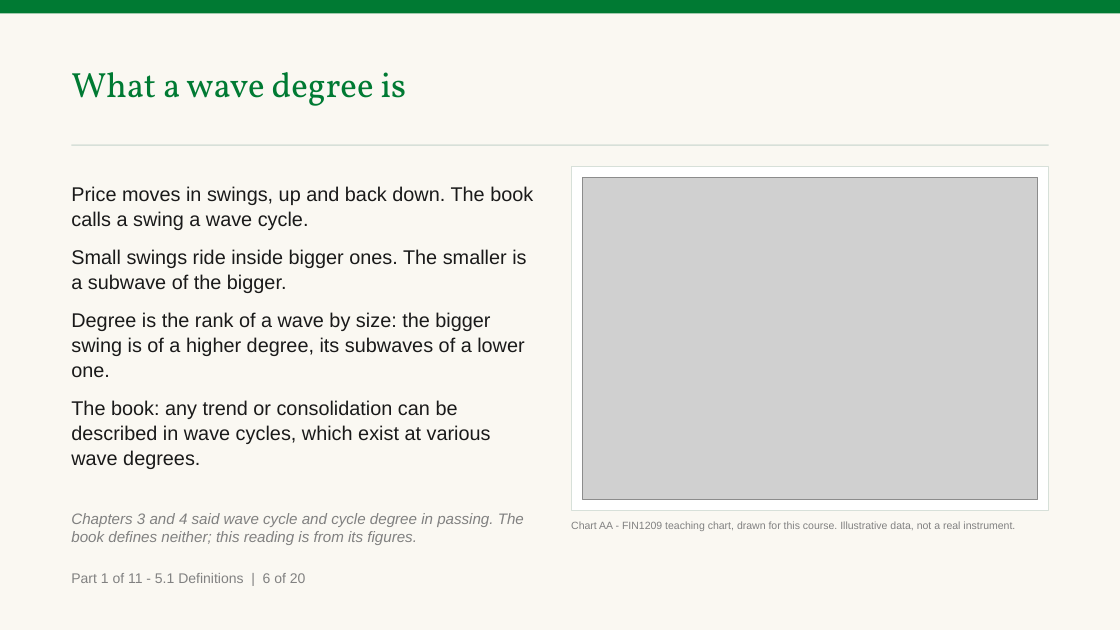
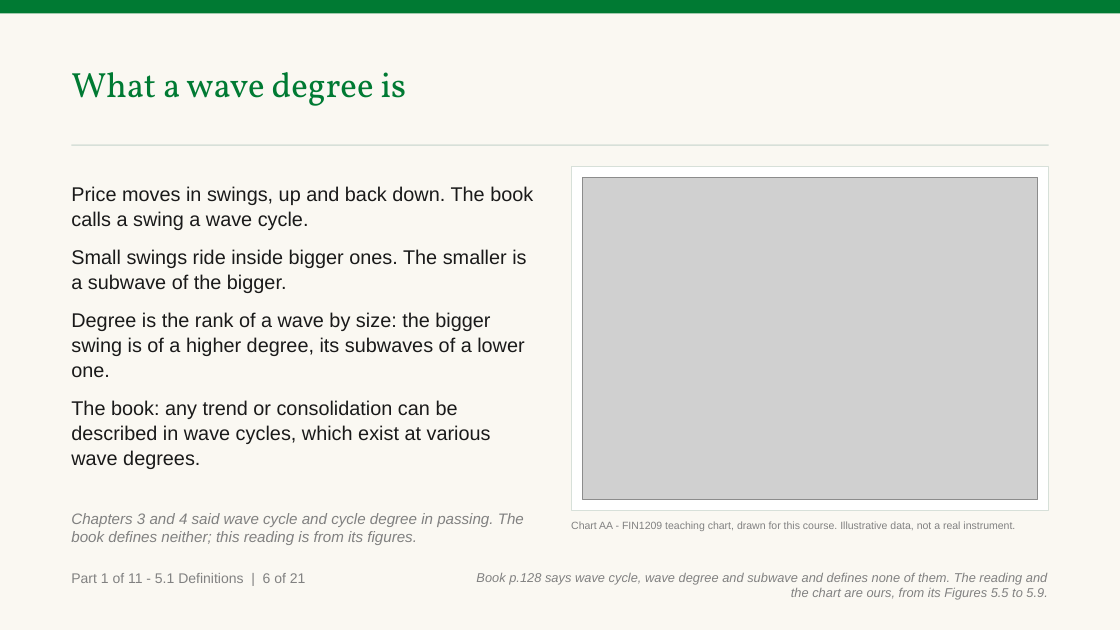
Before and after one commit to benjiesotelo-sudo/Telos_FIN1209, a slide deck: slide 11 of chapter-05/FIN1209-Chapter-05.pptx. Drawn at 1120x630 pixels with LibreOffice and Linux fonts; fonts in the diff are those of the drawing; grey boxes stand for pictures. Boxes give left, top, right and bottom in pixels: in the first picture for what was removed or moved away, otherwise in the second. Text is boxed around its words. In the diff, an @@ line names an element or a change of style, - is before the commit and + after.

Commit message:
Say where every Chapter 5 slide comes from, and how its invented price was built
The instructor asked how the swings on the wave charts were computed and
said the answer belonged on the slide. A new slide and Chart AJ show the
three waves the invented price is added up from, with the sizes and why
they were chosen; the two slides after it say how each line is drawn from
those waves and that a real chart carries no such numbers.

Every teaching slide now carries an origin line, bottom right: the book
page, the figure, whose the numbers are, and where the book gives no
reason, that it gives none. deckkit prints it from a new optional field;
Chapters 1 to 4 set none and rebuild byte identical.

TEMPLATE.md records the standing rule: nothing is stated without its
explanation.

```diff
--- a/chapter-05/FIN1209-Chapter-05.pptx
+++ b/chapter-05/FIN1209-Chapter-05.pptx
@@ text at (x1=71, y1=573, x2=306, y2=583): text changed @@
-Part 1 of 11 - 5.1 Definitions | 6 of 20
+Part 1 of 11 - 5.1 Definitions | 6 of 21
@@ text added at (x1=476, y1=573, x2=1047, y2=600), 11 pt, text #818181, italic @@
+Book p.128 says wave cycle, wave degree and subwave and defines none of them. The reading and the chart are ours, from its Figures 5.5 to 5.9.
```
Also in this commit, not shown: 103 other slides changed, 1 slide added, 6 other files.
